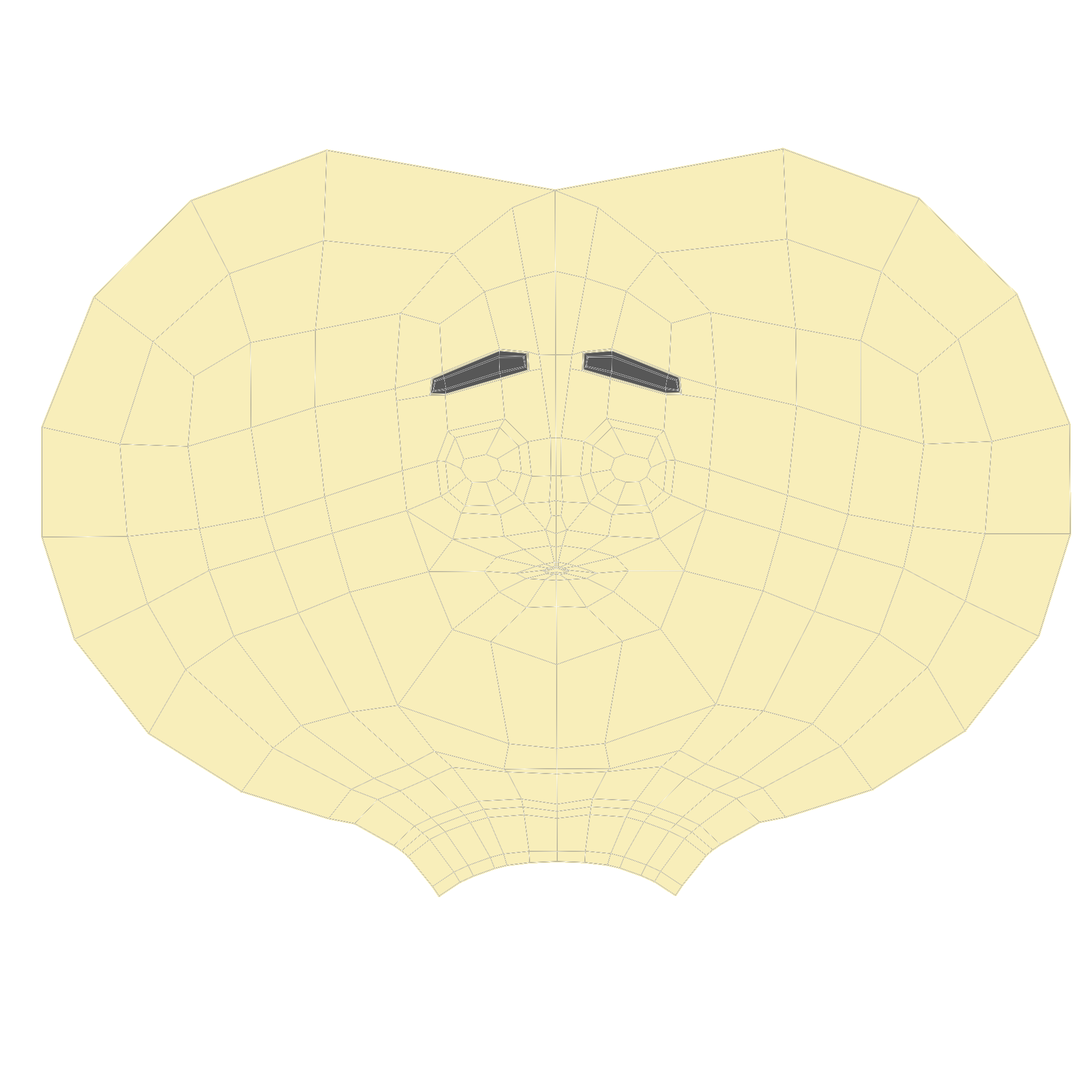
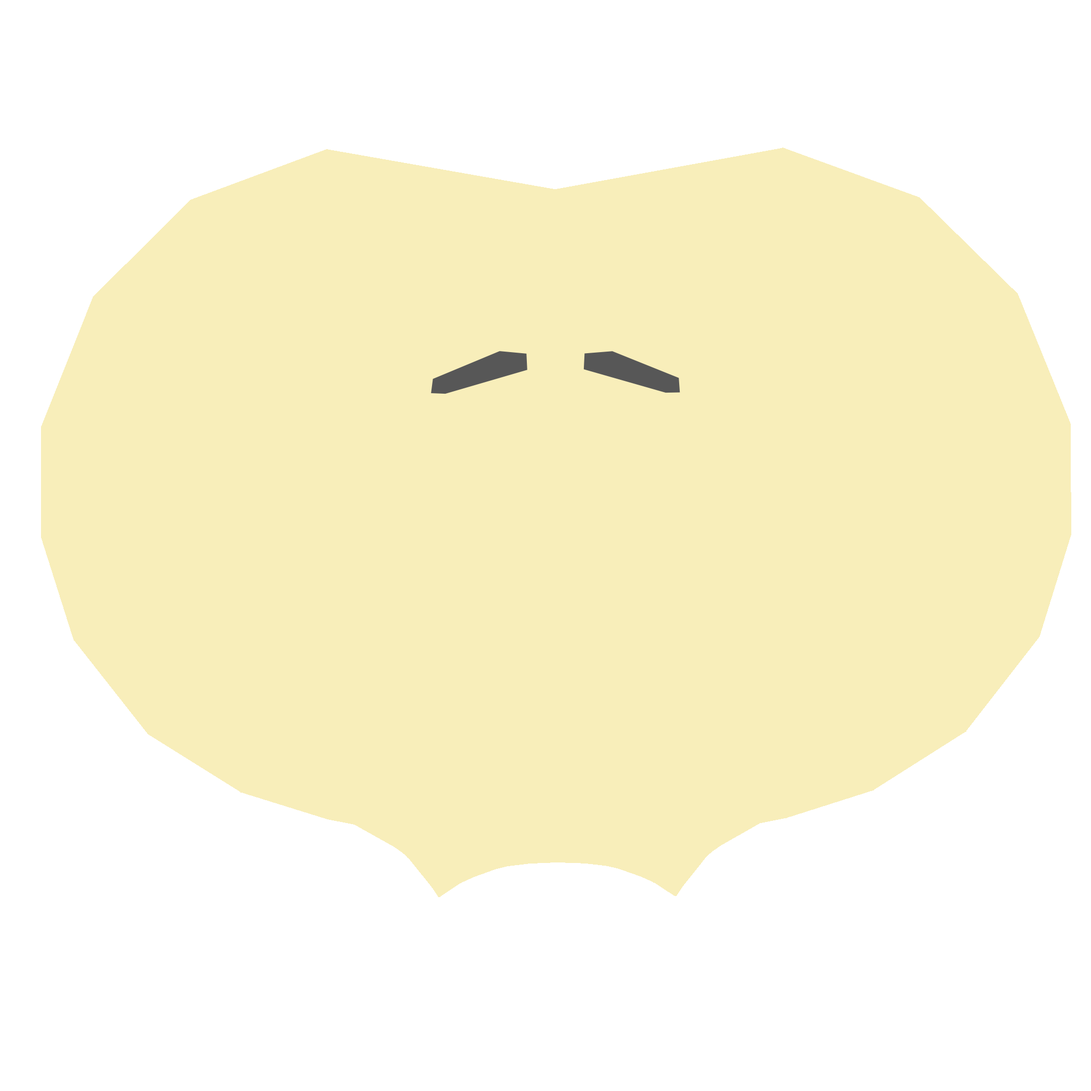
Before/after of a 1091px x 1091px layered artwork. What changed in the layer stack:
hid "图层 0" over [41, 148, 1072, 897]
